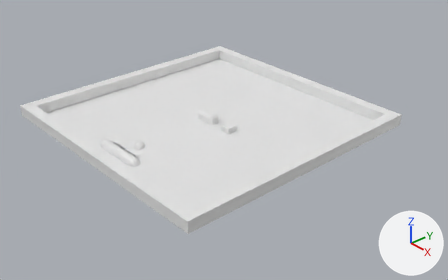
One commit to the Blender file assets_src/blend/scene_models.blend: the scene before it, then after it.
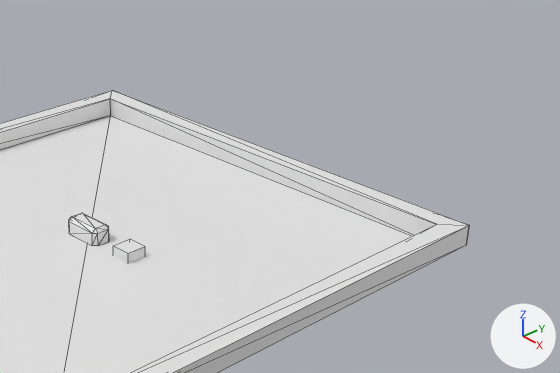
Each version appears first whole from a camera (50 mm lens) standing at (3.83, -3.23, 2.45) and looking at (0.1, 0.1, -0.2), and next in a close-up on the part from 36% to 100% of the width and 0% to 68% of the height. Arrows for +X, +Y and +Z are at lower right; the lights stay in place. The close-ups show mesh edges as thin lines.

Names of what the first close-up shows: 'entity_background', 'entity_brick', 'entity_powerup', 'entity_wall_left', 'entity_wall_right', 'entity_wall_top'.
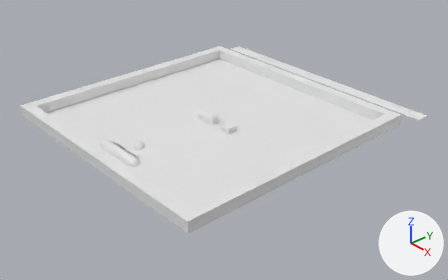
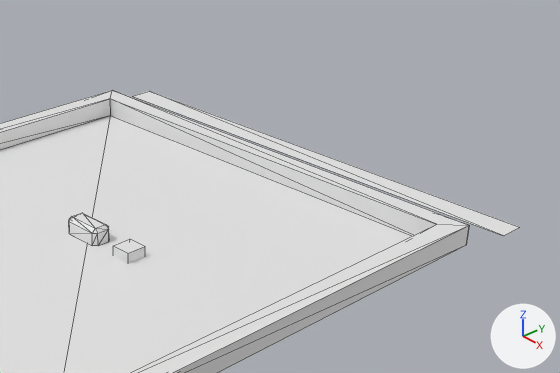
Diff of the bpy script that builds the scene:
```diff
--- a/assets_src/blend/scene_models.blend.py
+++ b/assets_src/blend/scene_models.blend.py
@@ me_plane_001 @@
+me_plane_001.from_pydata([(-1.26, -0.07, 0.0), (1.26, -0.07, 0.0), (-1.26, 0.07, 0.0), (1.26, 0.07, 0.0)], [], [(1, 2, 0), (1, 3, 2)])
@@ ob_entity_paddle_support @@
+ob_entity_paddle_support = bpy.data.objects.new('entity_paddle_support', me_plane_001)
+ob_entity_paddle_support.location = (0.0, 1.477, 0.0)
```

Pixel boxes [x1, y1, x2, y2] of what changed, in the close-ups (560 x 373 px):
'entity_paddle_support', added
    after: [133, 91, 519, 236]
